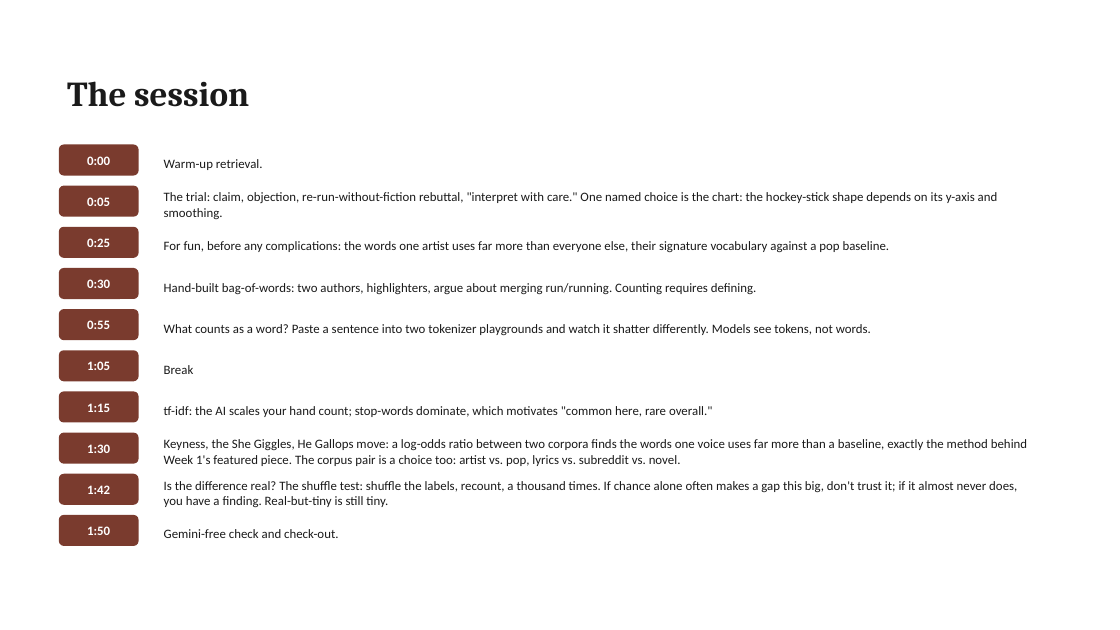
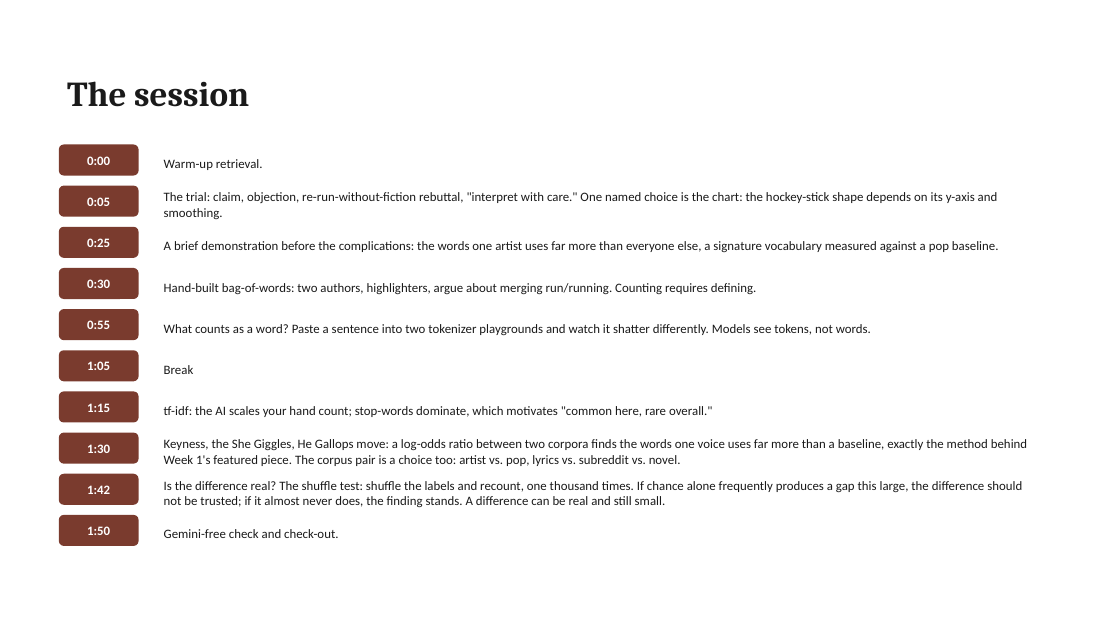
Before and after one commit to lucianli123/culture-as-data-2026, a slide deck: slide 9 of slides/pptx/week-02.pptx. Drawn at 1120x630 pixels with LibreOffice and Linux fonts; fonts in the diff are those of the drawing. Boxes give left, top, right and bottom in pixels: in the first picture for what was removed or moved away, otherwise in the second. Text is boxed around its words. In the diff, an @@ line names an element or a change of style, - is before the commit and + after.

```diff
--- a/slides/pptx/week-02.pptx
+++ b/slides/pptx/week-02.pptx
@@ text at [164,241,999,252]: text changed @@
-For fun, before any complications: the words one artist uses far more than everyone else, their signature vocabulary against a pop baseline.
+A brief demonstration before the complications: the words one artist uses far more than everyone else, a signature vocabulary measured against a pop baseline.
@@ text at [164,481,1022,507]: text changed @@
-Is the difference real? The shuffle test: shuffle the labels, recount, a thousand times. If chance alone often makes a gap this big, don't trust it; if it almost never does, you have a finding. Real-but-tiny is still tiny.
+Is the difference real? The shuffle test: shuffle the labels and recount, one thousand times. If chance alone frequently produces a gap this large, the difference should not be trusted; if it almost never does, the finding stands. A difference can be real and still small.
```
Also in this commit, not shown: 7 other slides changed, 37 other files.
